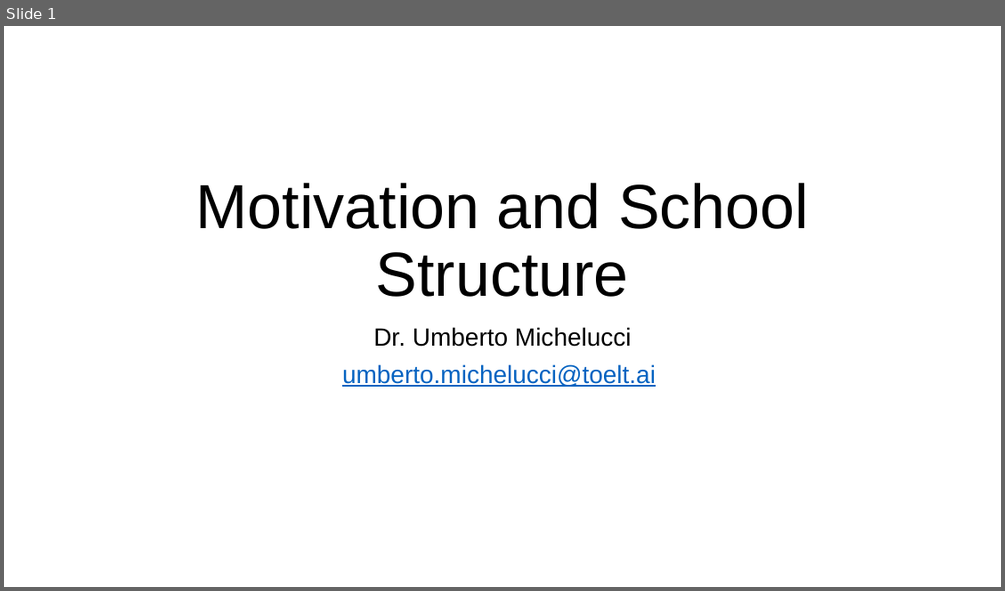
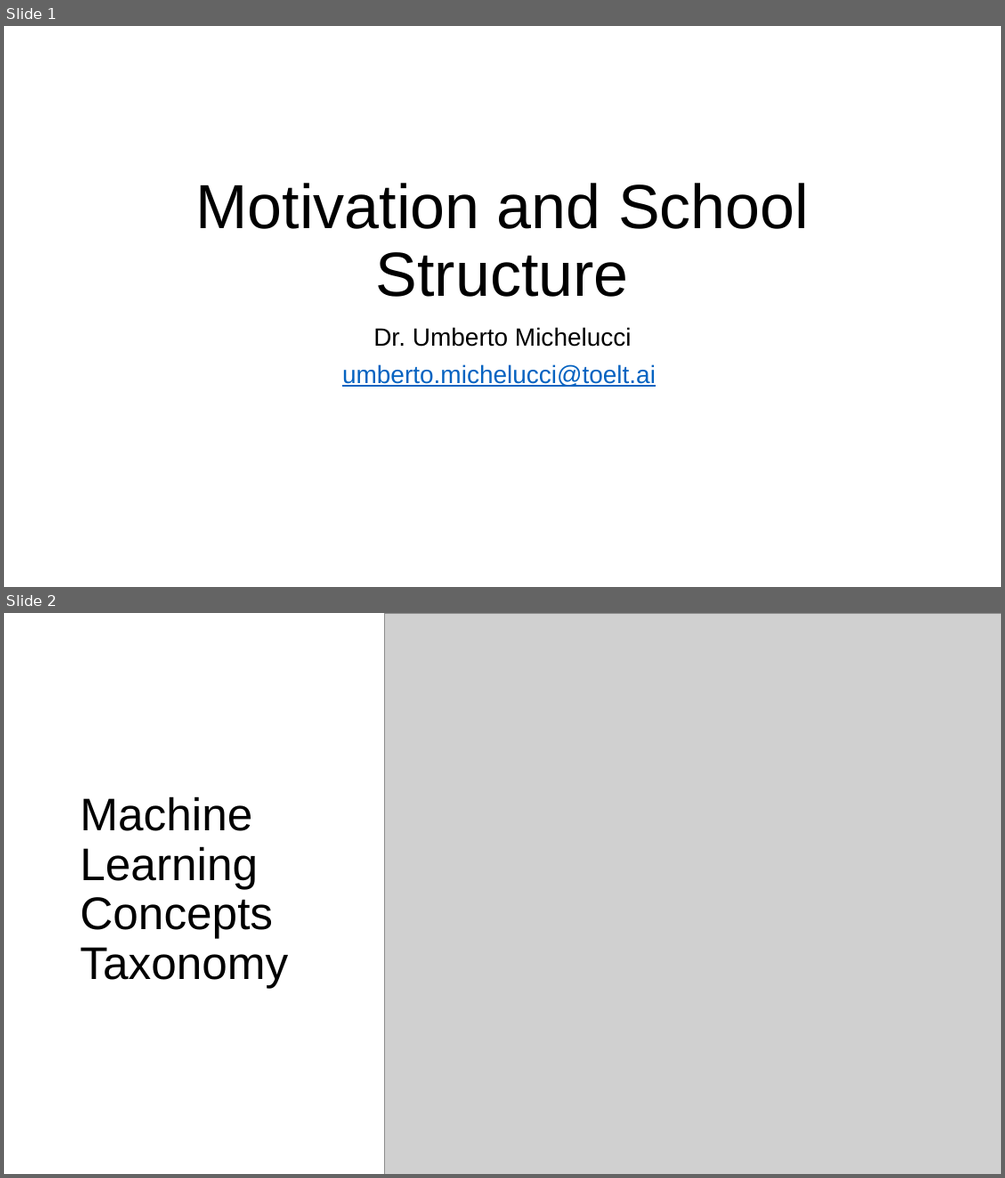
Before and after one commit to toelt-llc/MACHINE-LEARNING-SCHOOL-INAF, a slide deck: DAY1/_00 - Motivation/motivation.pptx. Shown one above the other, each under a label of ours: slide 1 before the commit, slides 1 and 2 after it. The pictures are 1005x591 and 1005x1178 pixels, drawn with LibreOffice and Linux fonts; fonts in the diff are those of the drawing; grey boxes stand for pictures. Boxes give left, top, right and bottom in pixels: in the first picture for what was removed or moved away, otherwise in the second. Text is boxed around its words. In the diff, an @@ line names an element or a change of style, - is before the commit and + after.

Commit message:
Finished the taxonomy

```diff
--- a/DAY1/_00 - Motivation/motivation.pptx
+++ b/DAY1/_00 - Motivation/motivation.pptx
@@ slide 2 added at (4, 613, 1001, 1174), background #FFFFFF @@
@@ picture added at (384, 613, 1001, 1174) @@
@@ title added at (80, 796, 288, 988), 44 pt, text #000000 @@
+Machine Learning Concepts Taxonomy
```
Also in this commit, not shown: 1 other slide added, 2 slides removed, 1 other file.
